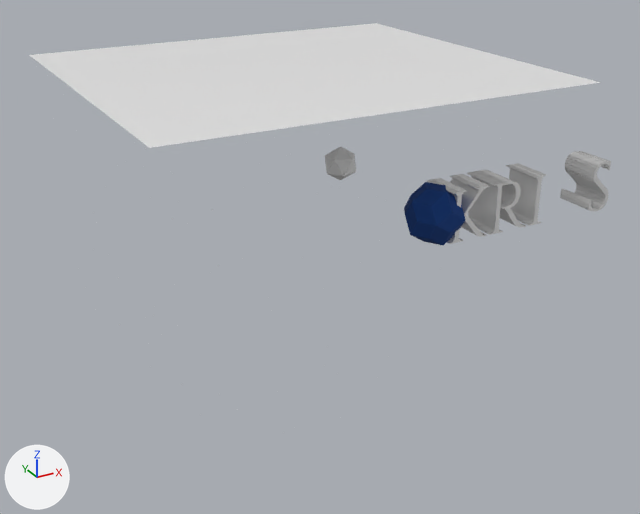
Before and after pictures for a commit that changed the FBX model AAC/Title/I.fbx.
One viewpoint serves both versions: a 50 mm camera at (-24.1, -41.3, 15.2) aimed at (-1.9, -1.0, -5.0). The lights are fixed; the arrows at lower left show +X, +Y and +Z. Where no turn or scale is listed for an object, it has been applied to the vertices.

Names of what the first picture shows: 'I', 'Icosphere.1008', 'K', 'Plane', 'R', 'S', 'Solid'.
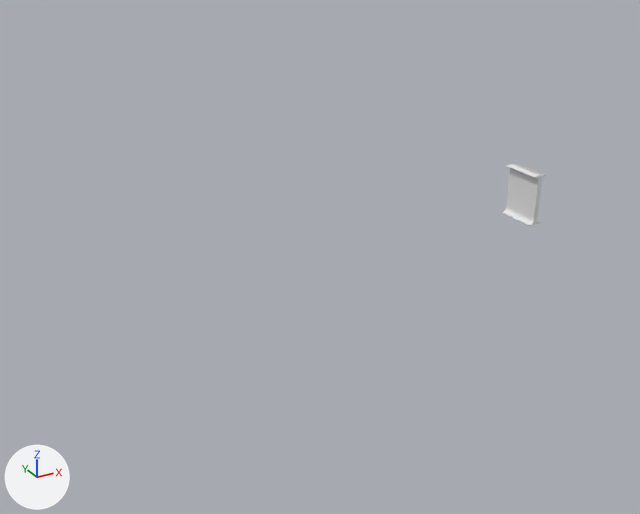
The newer file is also turned or shifted as a whole; pictures and numbers use the older file's frame.

Changed parts and their boxes [x1, y1, x2, y2] in the pictures (640 x 514 px):
```json
{"object": "Plane", "change": "deleted", "before": [30, 23, 601, 148]}
{"object": "Solid", "change": "deleted", "before": [404, 182, 466, 245], "on screen": "blue"}
{"object": "R", "change": "deleted", "before": [467, 170, 526, 235]}
{"object": "S", "change": "deleted", "before": [560, 151, 611, 211]}
{"object": "K", "change": "deleted", "before": [427, 174, 490, 244]}
{"object": "Icosphere.1008", "change": "deleted", "before": [53, 94, 497, 428]}
```

Edits to the scene script, one JSON object a line:
```json
{"op": "remove", "block": "ob_r", "code": ["ob_r = bpy.data.objects.new('R', me_text_012)", "ob_r.location = (0.0, -9.0, -1.24)"]}
{"op": "remove", "block": "ob_s", "code": ["ob_s = bpy.data.objects.new('S', me_text_014)", "ob_s.location = (0.0, -9.0, -1.24)"]}
{"op": "remove", "block": "ob_solid", "code": ["ob_solid = bpy.data.objects.new('Solid', me_solid)", "ob_solid.location = (0.0, -9.0, 0.0)"]}
{"op": "remove", "block": "ob_plane", "code": ["ob_plane = bpy.data.objects.new('Plane', me_plane_001)", "ob_plane.location = (-2.79, 0.0, 5.65)", "ob_plane.rotation_euler = (0.0, -3.142, 0.0)  # degrees (0, -180, 0)", "ob_plane.scale = (-11.4, -10.2, -2.88)"]}
{"op": "remove", "block": "ob_k", "code": ["ob_k = bpy.data.objects.new('K', me_text_011)", "ob_k.location = (0.0, -9.0, -1.24)"]}
{"op": "remove", "block": "ob_icosphere_1008", "code": ["ob_icosphere_1008 = bpy.data.objects.new('Icosphere.1008', me_icosphere)", "ob_icosphere_1008.location = (2.82, -3.04, 5.65)"]}
```
